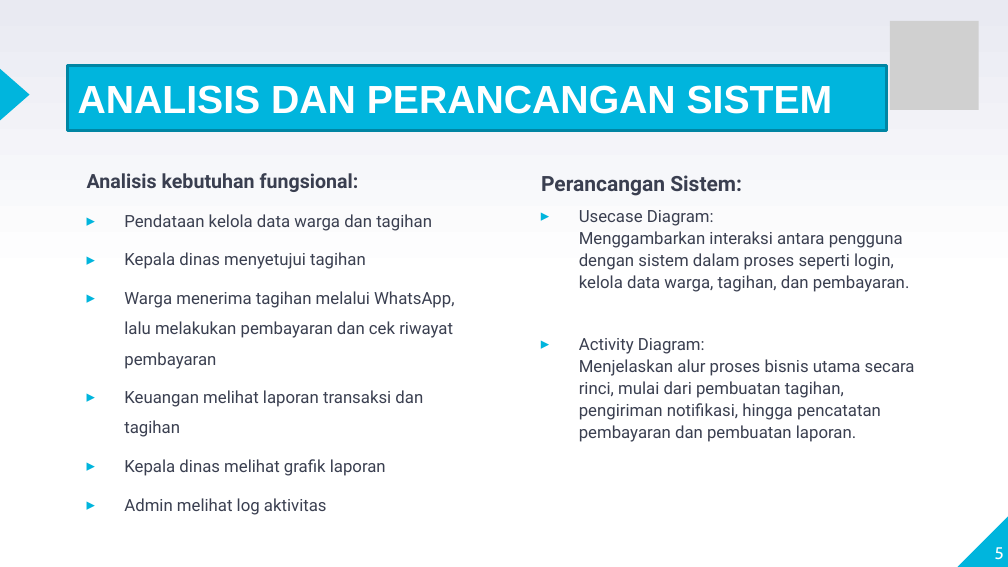
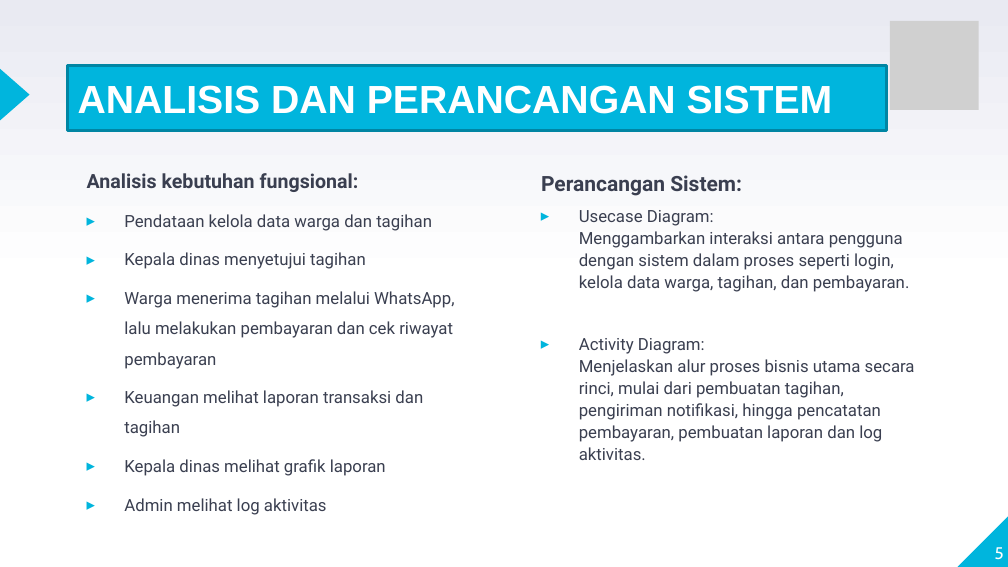
Before and after one commit to Sincesix-pdf/Laporan-Akhir, a slide deck: slide 5 of PPT SIDANG.pptx. Drawn at 1008x567 pixels with LibreOffice and Linux fonts; fonts in the diff are those of the drawing; grey boxes stand for pictures. Boxes give left, top, right and bottom in pixels: in the first picture for what was removed or moved away, otherwise in the second. Text is boxed around its words. In the diff, an @@ line names an element or a change of style, - is before the commit and + after.

```diff
--- a/PPT SIDANG.pptx
+++ b/PPT SIDANG.pptx
@@ text at (579,338,915,460): text changed @@
-▸ Activity Diagram:
-  Menjelaskan alur proses bisnis utama secara rinci, mulai dari pembuatan tagihan, pengiriman notifikasi, hingga pencatatan pembayaran dan pembuatan laporan.
+▸ Activity Diagram:
+  Menjelaskan alur proses bisnis utama secara rinci, mulai dari pembuatan tagihan, pengiriman notifikasi, hingga pencatatan pembayaran, pembuatan laporan dan log aktivitas.
```
Also in this commit, not shown: 1 other slide changed, 29 other files.
